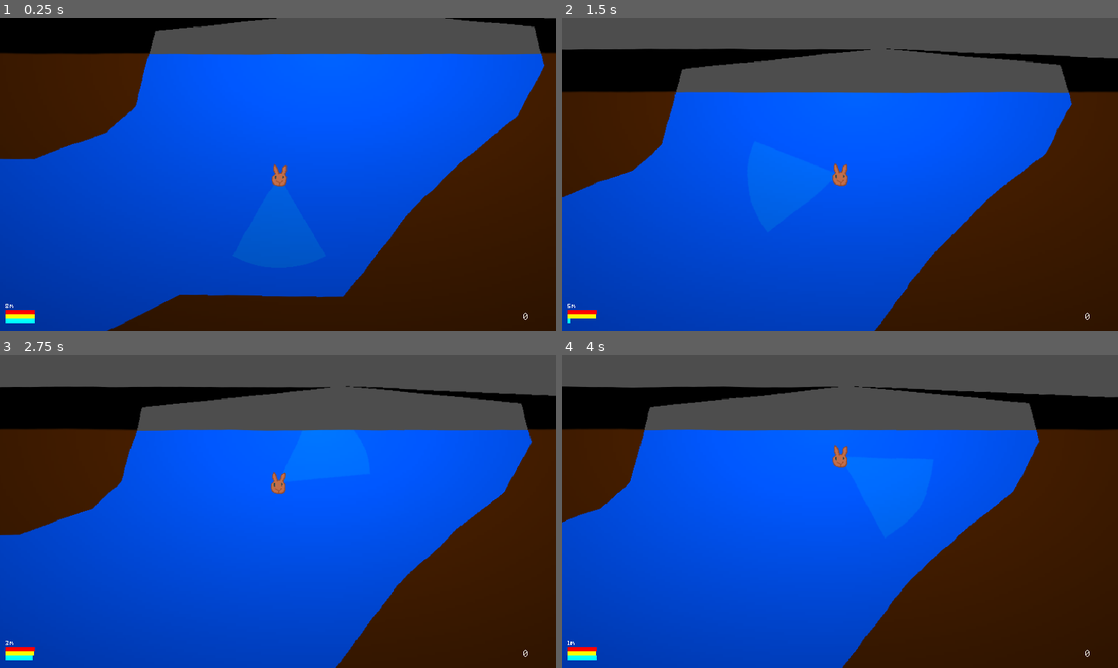
Above: before the commit, frames 1-4 (two rows, left to right).
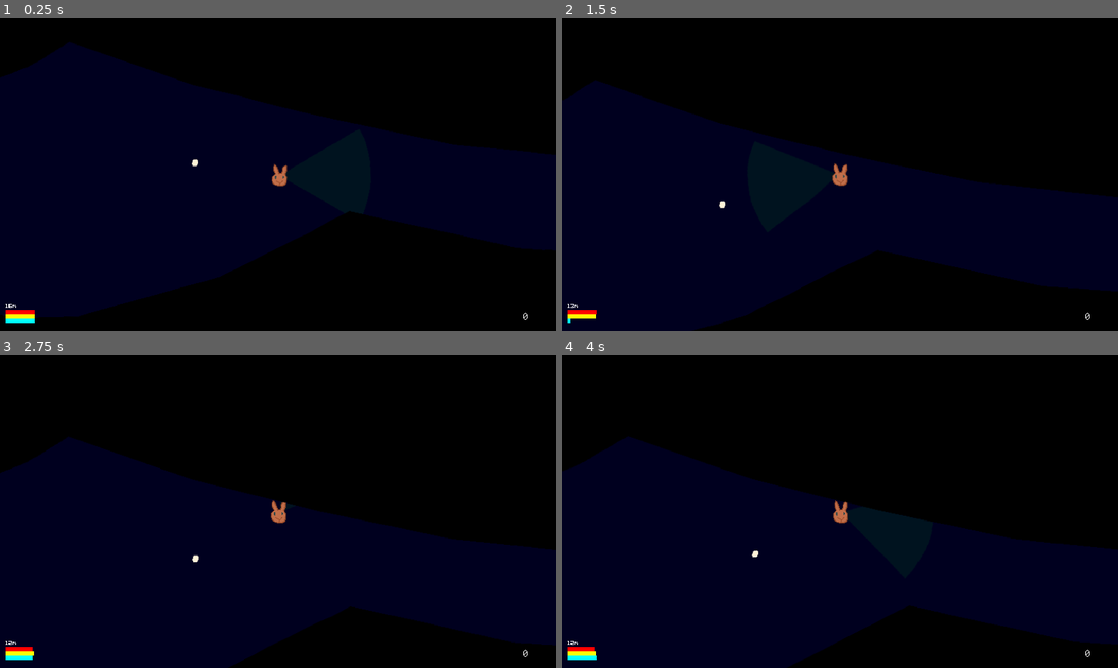
Above: after the commit, the same moments.

Repository: lupuchard/spooky-jam-submarine
Game: Godot game, scene res://Scene/Main.tscn
Same seed, same stepped clock (60 frames per second), same inputs: the game is played once before the commit and once after it.
Inputs (mouse positions are in pixels of both pictures, inside the frame that each line leads up to):
- Up to frame 1 (0.25 s): no input
- Up to frame 2 (1.5 s): move the mouse to (962, 158) at 0.52 s; hold Right (right) 0.53-1.28 s; hold Up (ascend) 0.53-1.28 s; move the mouse to (728, 190) at 1.27 s; hold Left (left) from 1.28 s (still down); tap Space (dash) at 1.35 s
- Up to frame 3 (2.75 s): move the mouse to (333, 442) at 2.02 s; release Left (left) at 2.03 s; hold Right (right) from 2.03 s (still down); hold Up (ascend) from 2.03 s (still down)
- Up to frame 4 (4 s): move the mouse to (812, 574) at 2.77 s; release Up (ascend) at 2.78 s; tap Space (dash) at 2.85 s; move the mouse to (1006, 558) at 3.52 s; release Right (right) at 3.53 s; hold Left (left) from 3.53 s (still down); hold Up (ascend) from 3.53 s (still down)

The runs differ from the first frame. In frame 1, 96% of the frame differs, in the area x 0-100%, y 0-100%; in frame 2, 94%; in frame 3, 94%; in frame 4, 95%.

Commit message:
More fish types

Diff:
--- a/Fish/Angler.tscn
+++ b/Fish/Angler.tscn
@@ -3,7 +3,7 @@
 [ext_resource type="Texture2D" uid="uid://odrakurbublb" path="res://Assets/Fish/Angler/Body.png" id="1_eaveb"]
 [ext_resource type="Script" uid="uid://cvn0cn84nf1em" path="res://Fish/Fish.gd" id="1_hfkjb"]
 [ext_resource type="Texture2D" uid="uid://cvj8ehbtee65c" path="res://Assets/Fish/Angler/Light.png" id="2_hfkjb"]
-[ext_resource type="Script" uid="uid://wmj24v30fjei" path="res://Fish/ShyFishBehavior.gd" id="2_o4hq0"]
+[ext_resource type="Script" uid="uid://wmj24v30fjei" path="res://Fish/FishBehavior/ShyFishBehavior.gd" id="2_o4hq0"]
 
 [sub_resource type="Resource" id="Resource_q21dd"]
 script = ExtResource("2_o4hq0")
@@ -23,6 +23,8 @@
 script = ExtResource("1_hfkjb")
 size = 10.0
 raycasts_needed = 3
+study_reward_factor = 2
+contact_damage = 6.0
 behavior = SubResource("Resource_q21dd")
 
 [node name="Body" type="Node2D" parent="."]
--- /dev/null
+++ b/Fish/Crab.tscn
@@ -0,0 +1,34 @@
+[gd_scene load_steps=6 format=3 uid="uid://cj510s8ffvovy"]
+
+[ext_resource type="Script" uid="uid://cvn0cn84nf1em" path="res://Fish/Fish.gd" id="1_vrrgs"]
+[ext_resource type="Texture2D" uid="uid://mb3keuy6xuk5" path="res://Assets/Fish/Crab.png" id="2_imok0"]
+[ext_resource type="Script" uid="uid://c5m8s0xb2guin" path="res://Fish/FishBehavior/FloorFishBehavior.gd" id="2_x0k2j"]
+
+[sub_resource type="Resource" id="Resource_t43tn"]
+script = ExtResource("2_x0k2j")
+walk_speed = 10.0
+idle_proportion = 0.3
+metadata/_custom_type_script = "uid://c5m8s0xb2guin"
+
+[sub_resource type="CapsuleShape2D" id="CapsuleShape2D_vrrgs"]
+radius = 3.0
+height = 18.0
+
+[node name="Crab" type="StaticBody2D"]
+script = ExtResource("1_vrrgs")
+fish_type = 2
+size = 5.0
+bob_amount = 0.0
+contact_damage = 1.0
+behavior = SubResource("Resource_t43tn")
+metadata/_custom_type_script = "uid://cvn0cn84nf1em"
+
+[node name="Body" type="Node2D" parent="."]
+
+[node name="Crab" type="Sprite2D" parent="Body" groups=["fish_body"]]
+position = Vector2(0, -5)
+texture = ExtResource("2_imok0")
+
+[node name="CollisionShape2D" type="CollisionShape2D" parent="."]
+rotation = -1.5707964
+shape = SubResource("CapsuleShape2D_vrrgs")
--- a/Fish/Fish.gd
+++ b/Fish/Fish.gd
@@ -1,6 +1,5 @@
 extends StaticBody2D
 class_name Fish
-
 @export var fish_type: FishStudy.FishType
 
 # Determines how close the player needs to be to scan the fish
@@ -14,6 +13,7 @@
 @export var bob_amount: float = 5.0
 @export var is_sprite_facing_left: bool = true
 @export var flip: bool = false
+@export var contact_damage: float = 0.0
 @export var behavior: FishBehaviorBase = null
 
 var studied = false
@@ -27,12 +27,30 @@
 	facing_left = is_sprite_facing_left
 	if flip: set_facing(!facing_left)
 
-	collision_layer = 1 | 2
+	collision_layer = 2
+
+	if contact_damage > 0.0:
+		create_area_collider()
 
 	if behavior != null:
 		behavior = behavior.duplicate()
 		behavior.fish = self
 		behavior.player = %Player
+
+func create_area_collider():
+	print("collider for %s" % name)
+	var area = Area2D.new()
+	var shapes = find_children("*", "CollisionShape2D", true, false)
+	area.collision_layer = 1
+	area.collision_mask = 1
+	for shape in shapes:
+		area.add_child(shape.duplicate())
+	add_child(area)
+	area.position = Vector2.ZERO
+	area.body_entered.connect(func(player):
+		if player is Player:
+			player.handle_fish_collision(self)
+	)
 
 var time_passed = 0
 func _process(delta: float):
--- a/Fish/FishBehaviorBase.gd
+++ b/Fish/FishBehavior/FishBehaviorBase.gd
@@ -50,7 +50,10 @@
 	tweener.set_trans(Tween.TRANS_CUBIC)
 	active_motion = null
 	fish.update_facing(motion, active_motion_direction == Dir.Backward)
-	Audio.play(MOVE_SOUND, fish, 0.0, 0.9, 1.1)
+
+	var pitch = 1 / (sqrt(fish.size) / sqrt(10.0))
+	var volume = linear_to_db(fish.size * motion.length() / (10.0 * 70.0))
+	Audio.play(MOVE_SOUND, fish, volume, pitch * 0.9, pitch * 1.1)
 
 func max_distance(retreat_range: float):
 	return Player.RAYCAST_LENGTH - retreat_range - fish.size
--- /dev/null
+++ b/Fish/FishBehavior/FloorFishBehavior.gd
@@ -0,0 +1,28 @@
+extends FishBehaviorBase
+class_name FloorFishBehavior
+
+const GRAVITY = Vector2(0, 2.0)
+@export var walk_speed := 5.0
+@export var idle_proportion := 0.5
+@export var state_length := 5.0
+
+var is_idle := true
+var dir: Vector2
+var state_time_remaining := state_length
+
+func _behave(delta: float) -> void:
+	super._behave(delta)
+
+	state_time_remaining -= delta
+	if state_time_remaining < 0:
+		if is_idle:
+			is_idle = false
+			dir = [Vector2.RIGHT, Vector2.LEFT].pick_random()
+			state_time_remaining = (1.0 - idle_proportion) * randf_range(0.0, state_length * 2.0)
+		else:
+			is_idle = true
+			state_time_remaining = idle_proportion * state_length * randf_range(0.0, state_length * 2.0)
+
+	if !is_idle:
+		fish.move_and_collide(dir * delta * walk_speed)
+	fish.move_and_collide(GRAVITY * delta)
--- a/Fish/Guppo.tscn
+++ b/Fish/Guppo.tscn
@@ -1,7 +1,7 @@
 [gd_scene load_steps=6 format=3 uid="uid://dwhpbo8g4x0xx"]
 
 [ext_resource type="Script" uid="uid://cvn0cn84nf1em" path="res://Fish/Fish.gd" id="1_lsub5"]
-[ext_resource type="Script" uid="uid://qgwmbt4xadnu" path="res://Fish/ActiveFishBehavior.gd" id="2_kinoe"]
+[ext_resource type="Script" uid="uid://qgwmbt4xadnu" path="res://Fish/FishBehavior/ActiveFishBehavior.gd" id="2_kinoe"]
 [ext_resource type="Texture2D" uid="uid://bqlp25inne2uk" path="res://Assets/Fish/Guppo.png" id="2_muus3"]
 
 [sub_resource type="Resource" id="Resource_ggkxj"]
@@ -16,7 +16,7 @@
 [node name="Guppo" type="StaticBody2D"]
 script = ExtResource("1_lsub5")
 fish_type = 1
-size = 5.0
+size = 2.0
 study_speed = 2.0
 bob_amount = 1.0
 behavior = SubResource("Resource_ggkxj")
--- /dev/null
+++ b/Fish/Jelly.tscn
@@ -0,0 +1,41 @@
+[gd_scene load_steps=8 format=3 uid="uid://h0al0k7i7wee"]
+
+[ext_resource type="Script" uid="uid://cvn0cn84nf1em" path="res://Fish/Fish.gd" id="1_tmlc6"]
+[ext_resource type="Texture2D" uid="uid://ea0qrcxyxhc5" path="res://Assets/bnuy2.png" id="2_5ihpb"]
+[ext_resource type="Script" uid="uid://qgwmbt4xadnu" path="res://Fish/FishBehavior/ActiveFishBehavior.gd" id="2_8f2tk"]
+[ext_resource type="Material" uid="uid://wmfpwdegbfnq" path="res://Scene/IgnoreLight.tres" id="3_5ihpb"]
+[ext_resource type="Texture2D" uid="uid://cvj8ehbtee65c" path="res://Assets/Fish/Angler/Light.png" id="3_8f2tk"]
+
+[sub_resource type="Resource" id="Resource_kj8bq"]
+script = ExtResource("2_8f2tk")
+wander_cooldown_min = 5.0
+wander_cooldown_max = 10.0
+wander_distance = 2.0
+retreat_range = 120.0
+metadata/_custom_type_script = "uid://qgwmbt4xadnu"
+
+[sub_resource type="CircleShape2D" id="CircleShape2D_5ihpb"]
+radius = 16.0
+
+[node name="Jelly" type="StaticBody2D"]
+script = ExtResource("1_tmlc6")
+fish_type = 3
+size = 12.0
+contact_damage = 2.0
+behavior = SubResource("Resource_kj8bq")
+metadata/_custom_type_script = "uid://cvn0cn84nf1em"
+
+[node name="Body" type="Node2D" parent="."]
+
+[node name="BodySprite" type="Sprite2D" parent="Body" groups=["fish_body"]]
+self_modulate = Color(0, 1, 1, 1)
+position = Vector2(-1, -1)
+texture = ExtResource("2_5ihpb")
+
+[node name="Light" type="Sprite2D" parent="Body"]
+material = ExtResource("3_5ihpb")
+position = Vector2(24, 6)
+texture = ExtResource("3_8f2tk")
+
+[node name="CollisionShape2D" type="CollisionShape2D" parent="."]
+shape = SubResource("CircleShape2D_5ihpb")
--- /dev/null
+++ b/Fish/Viperfish.tscn
@@ -0,0 +1,36 @@
+[gd_scene load_steps=8 format=3 uid="uid://bsswh2ott33di"]
+
+[ext_resource type="Script" uid="uid://cvn0cn84nf1em" path="res://Fish/Fish.gd" id="1_7oxwa"]
+[ext_resource type="Script" uid="uid://wmj24v30fjei" path="res://Fish/FishBehavior/ShyFishBehavior.gd" id="2_1qtm5"]
+[ext_resource type="Texture2D" uid="uid://bqlp25inne2uk" path="res://Assets/Fish/Guppo.png" id="3_dibiv"]
+[ext_resource type="Texture2D" uid="uid://dilp116wx2mp4" path="res://Assets/Fish/ViperLight.png" id="4_1qtm5"]
+[ext_resource type="Material" uid="uid://wmfpwdegbfnq" path="res://Scene/IgnoreLight.tres" id="4_dibiv"]
+
+[sub_resource type="Resource" id="Resource_dibiv"]
+script = ExtResource("2_1qtm5")
+patience = 2
+metadata/_custom_type_script = "uid://wmj24v30fjei"
+
+[sub_resource type="CircleShape2D" id="CircleShape2D_muus3"]
+radius = 6.0
+
+[node name="Viperfish" type="StaticBody2D"]
+script = ExtResource("1_7oxwa")
+fish_type = 4
+size = 2.0
+study_speed = 2.0
+bob_amount = 1.0
+contact_damage = 1.0
+behavior = SubResource("Resource_dibiv")
+metadata/_custom_type_script = "uid://cvn0cn84nf1em"
+
+[node name="Body" type="Sprite2D" parent="." groups=["fish_body"]]
+self_modulate = Color(0.06, 0.06, 0.06, 1)
+texture = ExtResource("3_dibiv")
+
+[node name="ViperLight" type="Sprite2D" parent="Body"]
+material = ExtResource("4_dibiv")
+texture = ExtResource("4_1qtm5")
+
+[node name="CollisionShape2D" type="CollisionShape2D" parent="."]
+shape = SubResource("CircleShape2D_muus3")
--- a/Player/FishStudy.gd
+++ b/Player/FishStudy.gd
@@ -4,7 +4,9 @@
 enum FishType {
 	CaveAngler,
 	Guppo,
-	Crab
+	PaleCrab,
+	CrystalJelly,
+	Viperfish
 }
 
 var names: Dictionary[FishType, String] = {}
@@ -13,7 +15,9 @@
 func _ready():
 	names[FishType.CaveAngler] = "Cave Angler"
 	names[FishType.Guppo] = "Guppo"
-	names[FishType.Crab] = "Crab"
+	names[FishType.PaleCrab] = "Pale Crab"
+	names[FishType.CrystalJelly] = "Crystal Jelly"
+	names[FishType.Viperfish] = "Viperfish"
 
 func add_studied(fish: Fish) -> int:
 	if !fish.studied:
--- a/Player/Player.gd
+++ b/Player/Player.gd
@@ -37,6 +37,7 @@
 
 const COLLISION_THRESH := 0.1
 const COLLISION_DAMAGE_MOD := 1.0
+const FISH_CONTACT_COOLDOWN := 0.5
 
 const NUM_RAYCASTS := 8
 const RAYCAST_ANGLE := PI / 3
@@ -49,7 +50,6 @@
 const DASH_SOUND = preload("res://Assets/Sound/underwater_splash.mp3")
 const CLICK_SOUND = preload("res://Assets/Sound/click.ogg")
 const DEATH_SOUND_METAL = preload("res://Assets/Sound/metal_wobble.mp3")
-const DEATH_SOUND_WATER = preload("res://Assets/Sound/watery_whoosh.mp3")
 
 var vel := Vector2.ZERO
 var dash_direction := 1.0
@@ -76,6 +76,8 @@
 var engine_power_drain := 0.3
 var pump_power_drain := 0.2
 
+var fish_contact_cooldown := 0.0
+
 var studying: Fish = null
 var study_speed: float = 0.2
 
@@ -139,6 +141,8 @@
 		$Spotlight.add_child(raycast)
 
 func _process(delta: float):
+	fish_contact_cooldown -= delta
+
 	stats[Stat.Battery] -= idle_power_drain * delta
 	if engines_on:
 		stats[Stat.Battery] -= engine_power_drain * delta
@@ -192,7 +196,7 @@
 	get_parent().add_child(label)
 	label.position = position
 	var tween = create_tween()
-	tween.tween_property(label, "position", Vector2(randf_range(-4, 4), -50), 4)
+	tween.tween_property(label, "position", position + Vector2(randf_range(-4, 4), -50), 4)
 	tween.finished.connect(func():
 		label.queue_free()
 	)
@@ -205,14 +209,21 @@
 			if collider is Fish:
 				casted.set(collider, casted.get(collider, 0) + 1)
 
-	if studying != null and is_fish_in_range(studying, casted.get(studying, 0)):
+	# Prioritize currently studying
+	if studying != null and !studying.studied and is_fish_in_range(studying, casted.get(studying, 0)):
 		return
 
+	# Then prioritize unstudied
 	studying = null
+	for fish in casted:
+		if is_fish_in_range(fish, casted[fish]) and !fish.studied:
+			studying = fish
+			return
+
 	for fish in casted:
 		if is_fish_in_range(fish, casted[fish]):
 			studying = fish
-			break
+			return
 
 func is_fish_in_range(fish: Fish, raycasts: int) -> bool:
 	if raycasts < fish.raycasts_needed: return false
@@ -281,14 +292,19 @@
 	process_mode = Node.PROCESS_MODE_DISABLED
 	visible = false
 	%DeathPanel.visible = true
-	%DeathText.label = death_text
+	%DeathText.text = death_text
 	%DeathRecoverButton.pressed.connect(recover)
 	Audio.play(DEATH_SOUND_METAL, null, 0, 0.5)
-	#Audio.play(DEATH_SOUND_WATER, null, 0, 2.0)
 
 func recover():
 	visible = true
 	%DeathPanel.visible = false
 	global_position = %StartPosition.global_position
 	process_mode = Node.PROCESS_MODE_INHERIT
-	Save.load_state(%Player, %Fish)
+	Save.load_state(self, %Fish)
+
+func handle_fish_collision(fish: Fish):
+	if fish_contact_cooldown < 0.0:
+		stats[Stat.Health] -= fish.contact_damage
+		Audio.play(CRASH_SOUND, null, linear_to_db(fish.contact_damage / 10.0), 0.4, 0.6)
+		fish_contact_cooldown = FISH_CONTACT_COOLDOWN
--- a/Scene/Main.tscn
+++ b/Scene/Main.tscn
@@ -13,6 +13,9 @@
 [ext_resource type="AudioStream" uid="uid://b8aij5wvts72t" path="res://Assets/Sound/hull_creak.mp3" id="7_kp1vv"]
 [ext_resource type="Script" uid="uid://2iaafywlhcmm" path="res://Player/StatusCount.gd" id="9_bmxlf"]
 [ext_resource type="PackedScene" uid="uid://dwhpbo8g4x0xx" path="res://Fish/Guppo.tscn" id="9_gclda"]
+[ext_resource type="PackedScene" uid="uid://cj510s8ffvovy" path="res://Fish/Crab.tscn" id="11_4w0o7"]
+[ext_resource type="PackedScene" uid="uid://h0al0k7i7wee" path="res://Fish/Jelly.tscn" id="11_hmjy8"]
+[ext_resource type="PackedScene" uid="uid://bsswh2ott33di" path="res://Fish/Viperfish.tscn" id="12_e6irg"]
 [ext_resource type="Shader" uid="uid://vg6relhwky4r" path="res://Scene/Water.gdshader" id="13_i0sg4"]
 [ext_resource type="Script" uid="uid://c1junlymprxj3" path="res://Scene/DepthLabel.gd" id="14_gclda"]
 [ext_resource type="PackedScene" uid="uid://cimhux024qh56" path="res://Scene/UpgradeOption.tscn" id="14_mr7am"]
@@ -101,7 +104,7 @@
 
 [node name="Player" type="CharacterBody2D" parent="World"]
 unique_name_in_owner = true
-position = Vector2(167, 166)
+position = Vector2(-3213, 323)
 script = ExtResource("1_rgh2o")
 
 [node name="Sprite" type="AnimatedSprite2D" parent="World/Player"]
@@ -132,13 +135,13 @@
 [node name="LeftWall" type="Polygon2D" parent="World"]
 position = Vector2(-13, -9)
 color = Color(0.34, 0.14733334, 0, 1)
-polygon = PackedVector2Array(-4210, -54, 276, -51, 11, -23, -17, 81, -58, 117, -106, 134, …(339 unchanged characters)…
+polygon = PackedVector2Array(-4211, -718, 236, -679, 255, -54, 11, -23, -17, 81, -58, 117, -106, 134, …(339 unchanged characters)…
 script = ExtResource("4_rgh2o")
 
 [node name="RightWall" type="Polygon2D" parent="World"]
 position = Vector2(-462, -6)
 color = Color(0.34, 0.14733334, 0, 1)
-polygon = PackedVector2Array(2141, 7, 737, -55, 983, -32, 998, 22, 961, 91, 887, 150, 815, 218, 720, 341, 494, 338, 229, 467 …(263 unchanged characters)…
+polygon = PackedVector2Array(2148, -416, 838, -677, 766, -54, 983, -32, 961, 91, 815, 218, 720, 341, 494, 338, 229, 467 …(263 unchanged characters)…
 script = ExtResource("4_rgh2o")
 
 [node name="SkyLight" type="PointLight2D" parent="World"]
@@ -151,6 +154,7 @@
 
 [node name="Angler" parent="World/Fish" instance=ExtResource("7_jw32o")]
 position = Vector2(-3353, 325)
+study_reward_factor = 1
 flip = true
 
 [node name="Guppo" parent="World/Fish" instance=ExtResource("9_gclda")]
@@ -164,6 +168,42 @@
 
 [node name="Guppo4" parent="World/Fish" instance=ExtResource("9_gclda")]
 position = Vector2(-2623, 321)
+
+[node name="Crab" parent="World/Fish" instance=ExtResource("11_4w0o7")]
+position = Vector2(-2401, 421)
+
+[node name="Crab2" parent="World/Fish" instance=ExtResource("11_4w0o7")]
+position = Vector2(-3565, 501)
+
+[node name="Jelly" parent="World/Fish" instance=ExtResource("11_hmjy8")]
+position = Vector2(-1501, 1053)
+
+[node name="Jelly2" parent="World/Fish" instance=ExtResource("11_hmjy8")]
+position = Vector2(-1445, 1107)
+
+[node name="Jelly3" parent="World/Fish" instance=ExtResource("11_hmjy8")]
+position = Vector2(-1520, 1123)
+
+[node name="Jelly4" parent="World/Fish" instance=ExtResource("11_hmjy8")]
+position = Vector2(-1788, 2480)
+
+[node name="Jelly5" parent="World/Fish" instance=ExtResource("11_hmjy8")]
+position = Vector2(-1847, 2549)
+
+[node name="Jelly6" parent="World/Fish" instance=ExtResource("11_hmjy8")]
+position = Vector2(-1771, 2577)
+
+[node name="Viperfish" parent="World/Fish" instance=ExtResource("12_e6irg")]
+position = Vector2(-1036, 2320)
+
+[node name="Viperfish2" parent="World/Fish" instance=ExtResource("12_e6irg")]
+position = Vector2(-994, 2308)
+
+[node name="Viperfish3" parent="World/Fish" instance=ExtResource("12_e6irg")]
+position = Vector2(-951, 2287)
+
+[node name="Viperfish4" parent="World/Fish" instance=ExtResource("12_e6irg")]
+position = Vector2(-968, 2314)
 
 [node name="StartPosition" type="Marker2D" parent="World"]
 unique_name_in_owner = true
--- a/Scene/Wall.gd
+++ b/Scene/Wall.gd
@@ -1,8 +1,22 @@
 extends Polygon2D
 
 func _ready():
+	seed(15)
+	random_detail()
+	#random_detail()
+	randomize()
+
 	set_up_collision()
 	set_up_occluder()
+
+func random_detail():
+	var new_polygon = PackedVector2Array()
+	for i in range(0, polygon.size() - 1):
+		new_polygon.append(polygon[i])
+		var new_point = (polygon[i] + polygon[i + 1]) * 0.5
+		var perp_direction = (polygon[i] - polygon[i + 1]).rotated(PI / 2.0)
+		new_polygon.append(new_point + perp_direction * randf_range(-0.05, 0.05))
+	polygon = new_polygon
 
 func set_up_collision():
 	var collision = StaticBody2D.new()
--- a/Scene/World.gd
+++ b/Scene/World.gd
@@ -14,26 +14,29 @@
 	Save.save_state(%Player, %Fish)
 
 func _process(_delta: float) -> void:
-	if $Player.global_position.y < 0:
+	if %Player.global_position.y < 0:
 		return_to_surface()
 
 func return_to_surface() -> void:
+	for option in get_tree().get_nodes_in_group("upgrade_option"):
+		option.update()
+
 	process_mode = Node.PROCESS_MODE_DISABLED
 	%UpgradePanel.visible = true
-	$Player.visible = false
+	%Player.visible = false
 	Save.save_state(%Player, %Fish)
 
 func exit_surface() -> void:
 	process_mode = Node.PROCESS_MODE_INHERIT
 	%UpgradePanel.visible = false
 
-	$Player.visible = true
-	$Player.vel.y = 3
-	$Player.global_position.y = 1
-	$Player.stats[Player.Stat.Health] = $Player.max_stats[Player.Stat.Health]
-	$Player.stats[Player.Stat.Battery] = $Player.max_stats[Player.Stat.Battery]
-	Audio.play(SPLASH_SOUND, $Player)
-	Save.save_state($Player, %Fish)
+	%Player.visible = true
+	%Player.vel.y = 3
+	%Player.global_position.y = 1
+	%Player.stats[Player.Stat.Health] = %Player.max_stats[Player.Stat.Health]
+	%Player.stats[Player.Stat.Battery] = %Player.max_stats[Player.Stat.Battery]
+	Audio.play(SPLASH_SOUND, %Player)
+	Save.save_state(%Player, %Fish)
 
 static func format_depth(depth: float, decimals: int = 1) -> String:
 	return str(depth / 20.0).pad_decimals(decimals) + "m"
Binary file added: Assets/Fish/ViperLight.png
Not shown, added: Assets/Fish/ViperLight.png.import
Renamed: Fish/ActiveFishBehavior.gd -> Fish/FishBehavior/ActiveFishBehavior.gd
Renamed: Fish/ActiveFishBehavior.gd.uid -> Fish/FishBehavior/ActiveFishBehavior.gd.uid
Renamed: Fish/FishBehaviorBase.gd.uid -> Fish/FishBehavior/FishBehaviorBase.gd.uid
Not shown, added: Fish/FishBehavior/FloorFishBehavior.gd.uid
Renamed: Fish/ShyFishBehavior.gd -> Fish/FishBehavior/ShyFishBehavior.gd
Renamed: Fish/ShyFishBehavior.gd.uid -> Fish/FishBehavior/ShyFishBehavior.gd.uid
Not shown: 1 places in Scene/Main.tscn that only renumber resources
